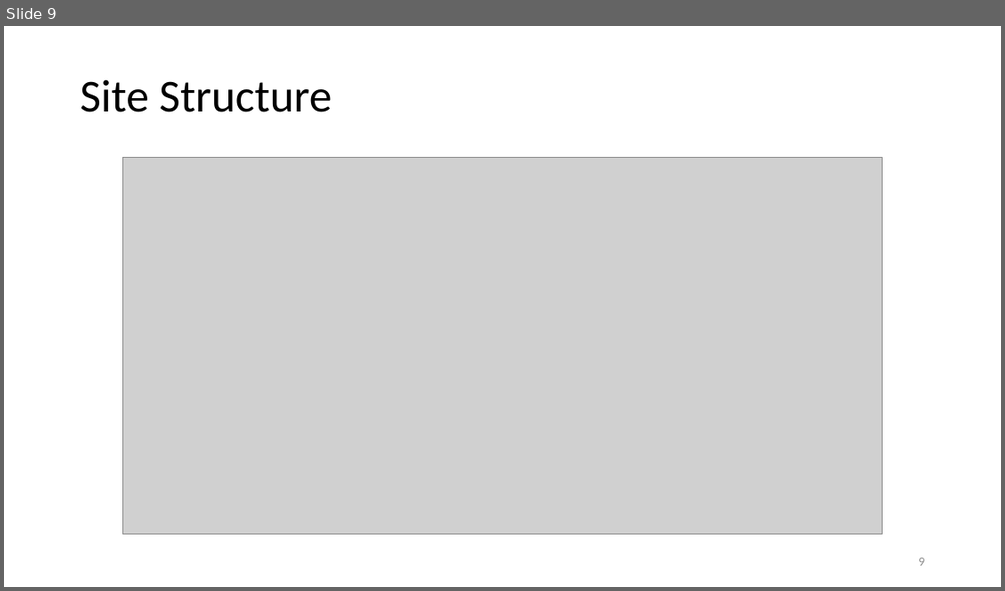
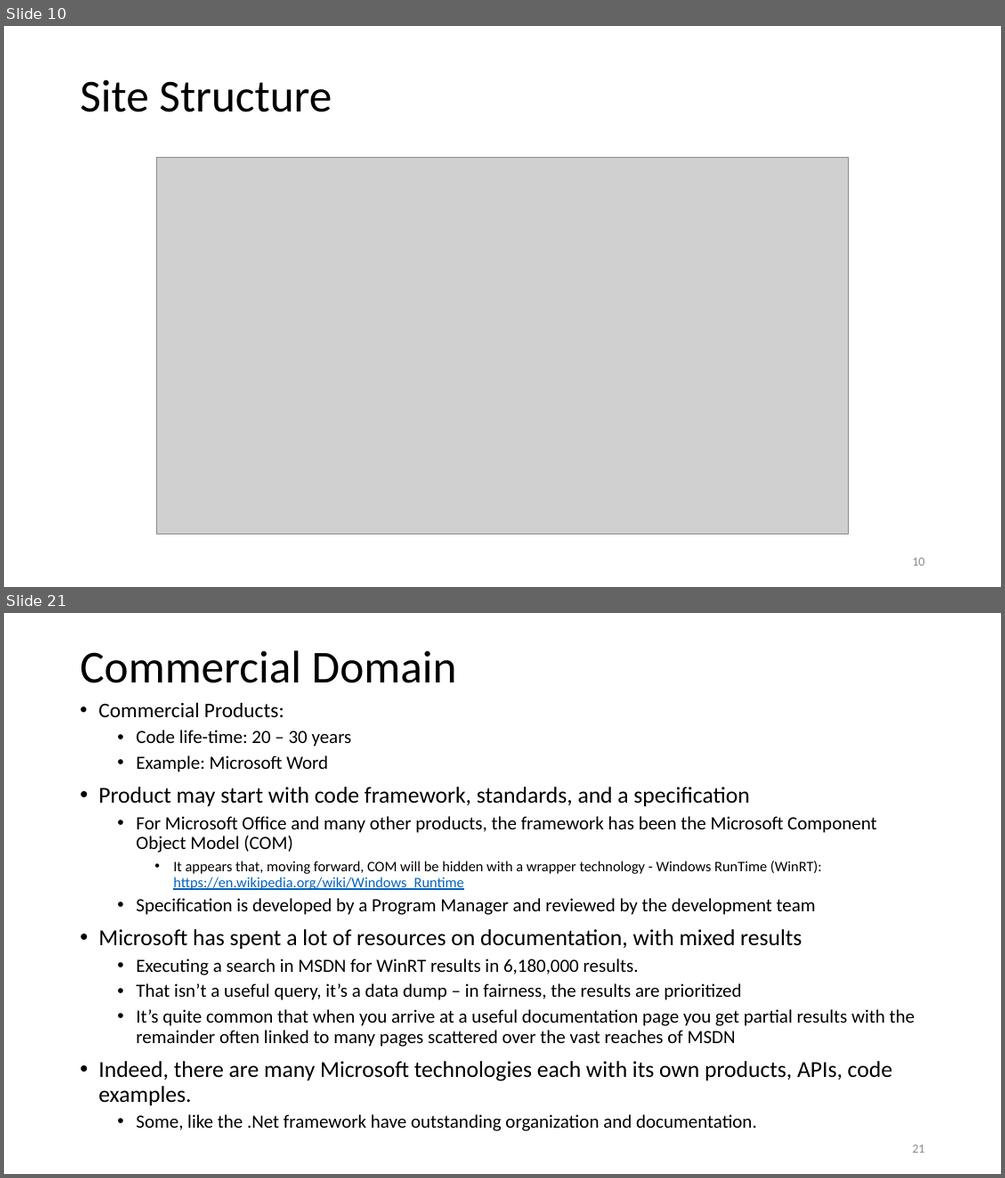
Before and after one commit to JimFawcett/JimFawcett.github.io, a slide deck: Resources/PublishingSourceCode.pptx. Shown one above the other, each under a label of ours: slide 9 before the commit, slides 10 and 21 after it; the slides between them are not shown. The pictures are 1005x591 and 1005x1178 pixels, drawn with LibreOffice and Linux fonts; fonts in the diff are those of the drawing; grey boxes stand for pictures. Boxes give left, top, right and bottom in pixels: in the first picture for what was removed or moved away, otherwise in the second. Text is boxed around its words. In the diff, an @@ line names an element or a change of style, - is before the commit and + after.

```diff
--- a/Resources/PublishingSourceCode.pptx
+++ b/Resources/PublishingSourceCode.pptx
@@ slide 21 added at [4, 613, 1001, 1174], background #FFFFFF @@
@@ title added at [80, 650, 457, 683], 44 pt, text #000000 @@
+Commercial Domain
@@ text added at [98, 702, 914, 1131], 18 pt, text #000000 @@
+• Commercial Products:
+  • Code life-time: 20 – 30 years
+  • Example: Microsoft Word
+• Product may start with code framework, standards, and a specification
+  • For Microsoft Office and many other products, the framework has been the Microsoft Component Object Model (COM)
+    • It appears that, moving forward, COM will be hidden with a wrapper technology - Windows RunTime (WinRT): https://en.wikipedia.org/wiki/Windows_Runtime
+  • Specification is developed by a Program Manager and reviewed by the development team
+• Microsoft has spent a lot of resources on documentation, with mixed results
+  • Executing a search in MSDN for WinRT results in 6,180,000 results.
+  • That isn’t a useful query, it’s a data dump – in fairness, the results are prioritized
+  • It’s quite common that when you arrive at a useful documentation page you get partial results with the remainder often linked to many pages scattered over the vast reaches of MSDN
+• Indeed, there are many Microsoft technologies each with its own products, APIs, code examples.
+  • Some, like the .Net framework have outstanding organization and documentation.
@@ page number added at [912, 1144, 924, 1152], 12 pt, text #8C8C8C @@
+21
@@ what was slide 9 is now slide 10 @@
@@ slide 10 changed as well @@
@@ picture: place and size @@
-picture at [123, 158, 882, 534]
+picture at [156, 158, 849, 534]
@@ page number at [912, 557, 924, 565]: text changed @@
-9
+10
```
Also in this commit, not shown: 7 other slides changed, 10 other slides added, 4 other files.
